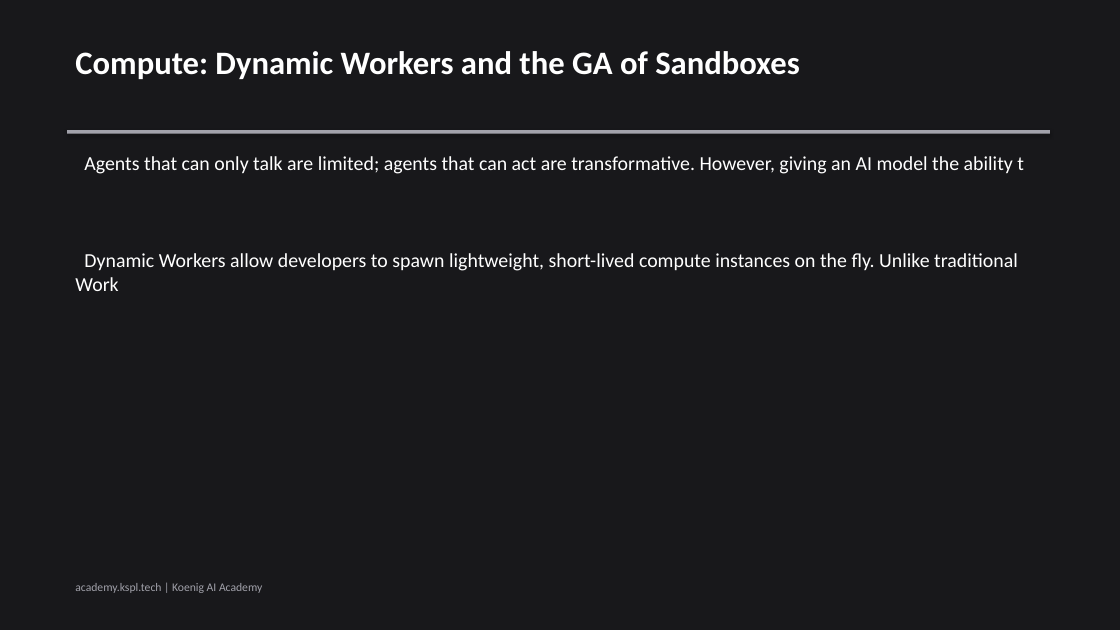
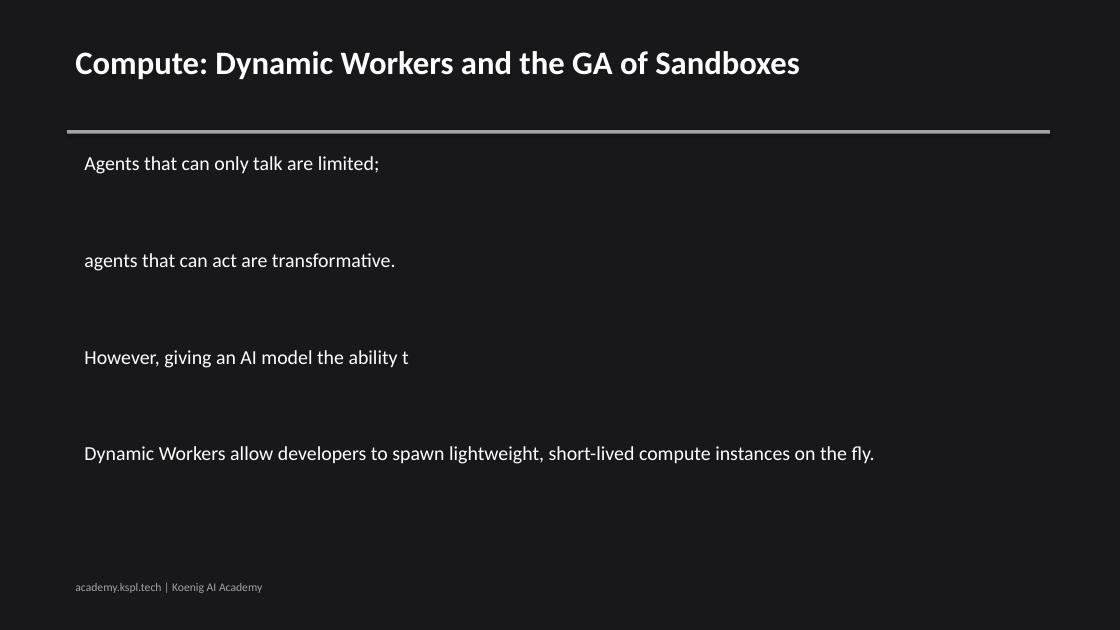
Before and after one commit to Koenig-Solutions-Private-Limited/koenig-ai-org, a slide deck: slide 4 of vault/blogs/cloudflare-agents-week-2026-explained/slides.pptx. Drawn at 1120x630 pixels with LibreOffice and Linux fonts; fonts in the diff are those of the drawing. Boxes give left, top, right and bottom in pixels: in the first picture for what was removed or moved away, otherwise in the second. Text is boxed around its words. In the diff, an @@ line names an element or a change of style, - is before the commit and + after.

```diff
--- a/vault/blogs/cloudflare-agents-week-2026-explained/slides.pptx
+++ b/vault/blogs/cloudflare-agents-week-2026-explained/slides.pptx
@@ text at (84,156,380,174): text changed @@
-Agents that can only talk are limited; agents that can act are transformative. However, giving an AI model the ability t
+Agents that can only talk are limited;
@@ text added at (84,253,396,271), 17 pt, text #FFFFFF @@
+agents that can act are transformative.
@@ text added at (84,350,409,368), 17 pt, text #FFFFFF @@
+However, giving an AI model the ability t
@@ text at (84,446,875,464): text changed @@
-Dynamic Workers allow developers to spawn lightweight, short-lived compute instances on the fly. Unlike traditional Work
+Dynamic Workers allow developers to spawn lightweight, short-lived compute instances on the fly.
```
Also in this commit, not shown: 3 other slides changed, 9 other files.
